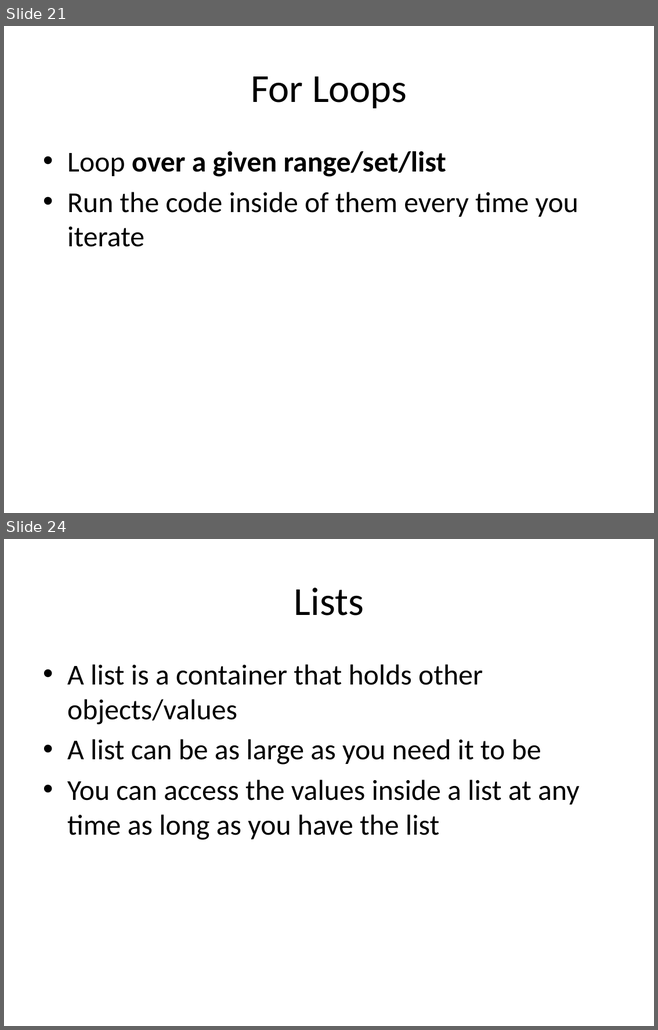
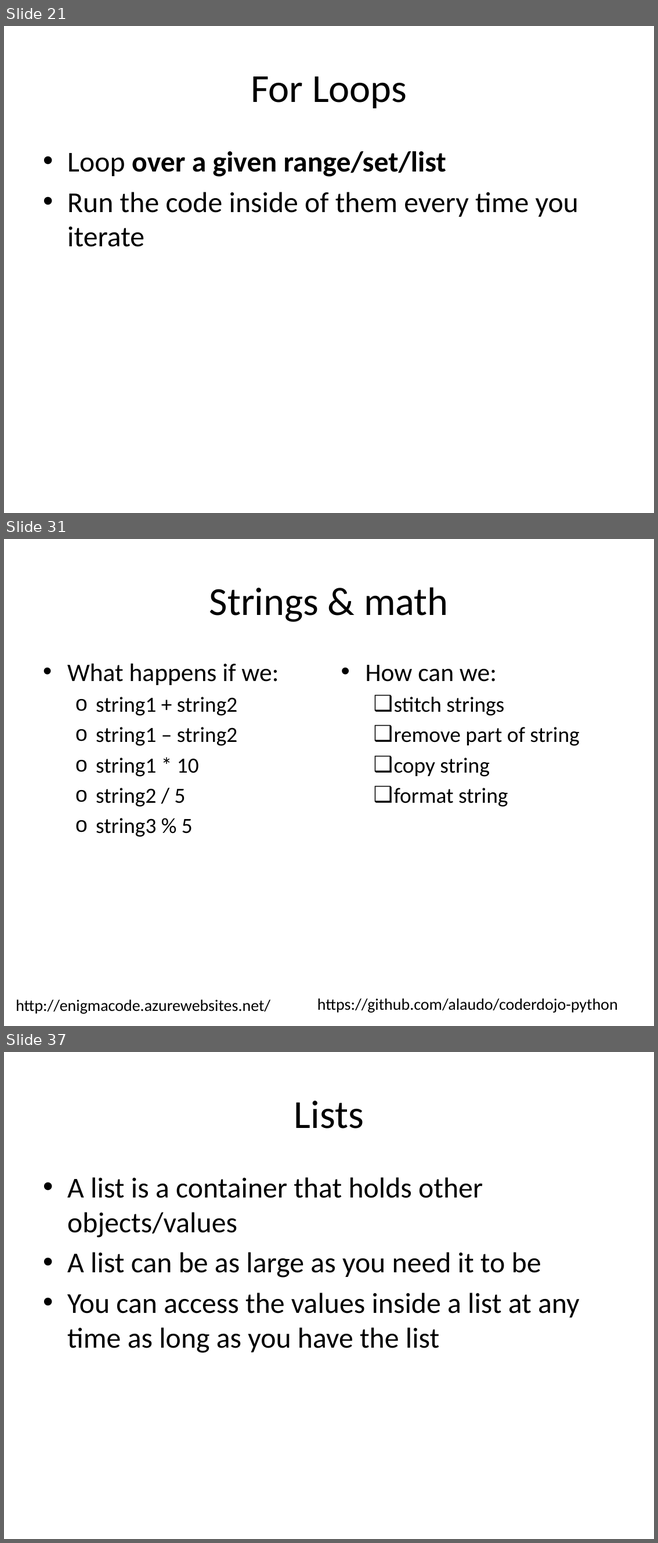
Before and after one commit to alaudo/coderdojo-python, a slide deck: dojo-presentation-intermediate.pptx. Shown one above the other, each under a label of ours: slides 21 and 24 before the commit, slides 21, 31 and 37 after it; the slides between them are not shown. The pictures are 658x1030 and 658x1543 pixels, drawn with LibreOffice and Linux fonts; fonts in the diff are those of the drawing. Boxes give left, top, right and bottom in pixels: in the first picture for what was removed or moved away, otherwise in the second. Text is boxed around its words. In the diff, an @@ line names an element or a change of style, - is before the commit and + after.

```diff
--- a/dojo-presentation-intermediate.pptx
+++ b/dojo-presentation-intermediate.pptx
@@ slide 31 added at [4, 539, 654, 1026], background #FFFFFF @@
@@ title added at [209, 587, 448, 622], 44 pt, text #000000 @@
+Strings & math
@@ text added at [67, 663, 278, 837], 24 pt, text #000000 @@
+• What happens if we:
+  o string1 + string2
+  o string1 – string2
+  o string1 * 10
+  o string2 / 5
+  o string3 % 5
@@ text added at [365, 665, 579, 807], 24 pt, text #000000 @@
+• How can we:
+  ❑ stitch strings
+  ❑ remove part of string
+  ❑ copy string
+  ❑ format string
@@ text added at [16, 1000, 270, 1014], 18 pt, text #000000 @@
+http://enigmacode.azurewebsites.net/
@@ text added at [317, 998, 618, 1013], 18 pt, text #000000 @@
+https://github.com/alaudo/coderdojo-python
@@ what was slide 24 is now slide 37 @@
```
Also in this commit, not shown: 18 slides changed, 19 other slides added, 4 slides removed.
